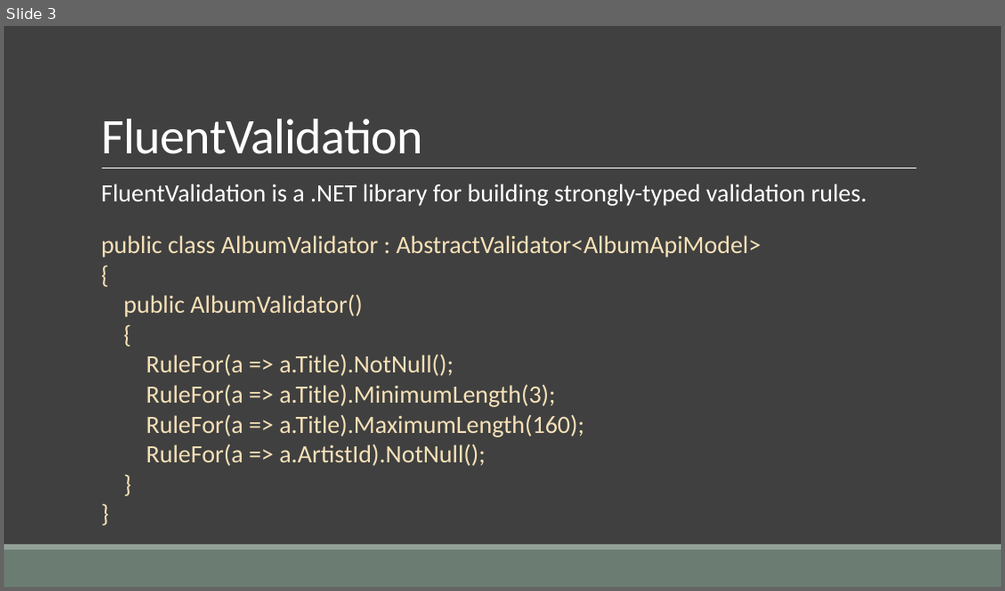
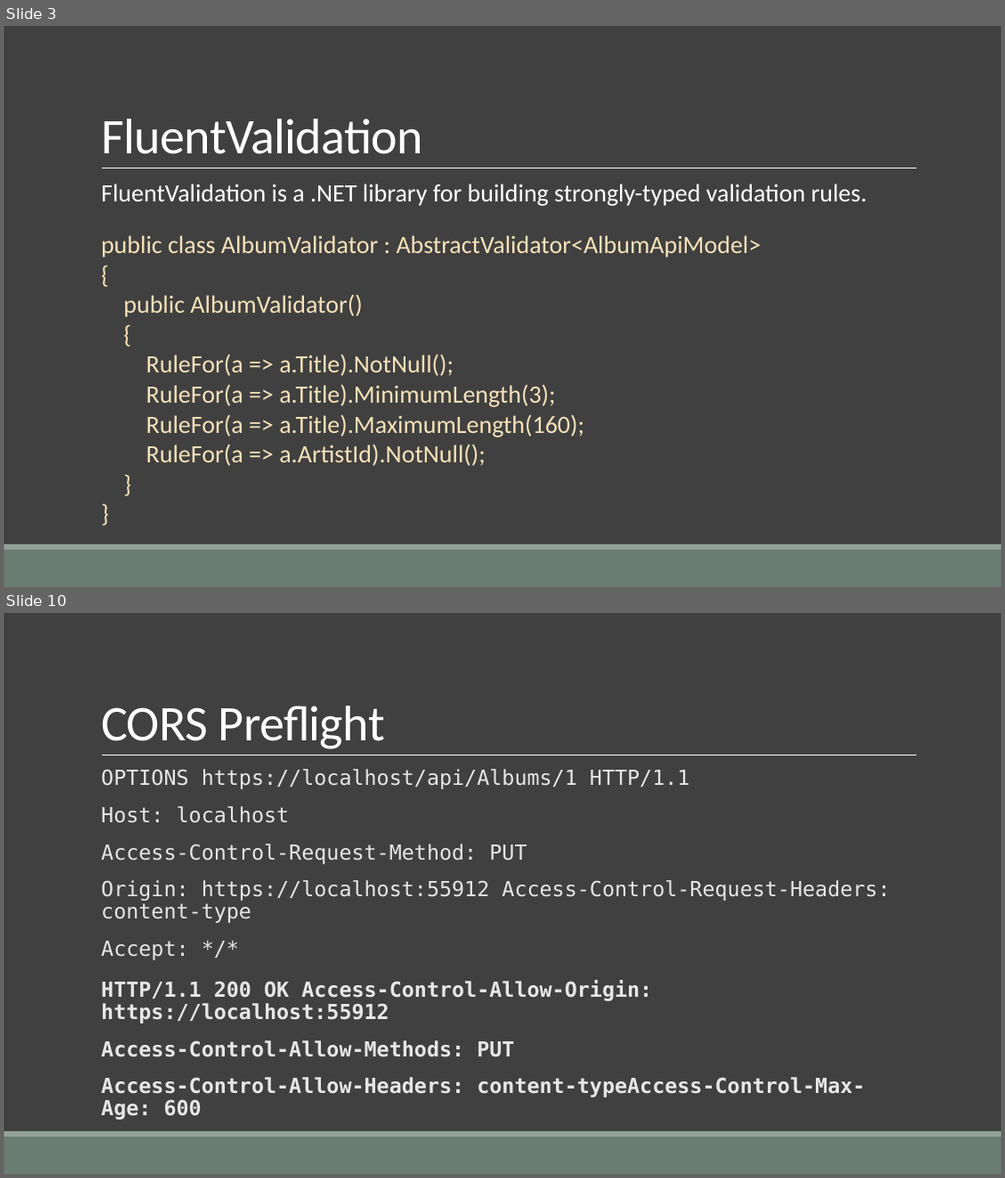
Before and after one commit to cwoodruff/aspnet-5-web-api-workshop, a slide deck: module-1/01-07 Developing the Web API Business Rules/01-07 Developing the Web API Business Rules.pptx. Shown one above the other, each under a label of ours: slide 3 before the commit, slides 3 and 10 after it; the slides between them are not shown. The pictures are 1005x591 and 1005x1178 pixels, drawn with LibreOffice and Linux fonts; fonts in the diff are those of the drawing. Boxes give left, top, right and bottom in pixels: in the first picture for what was removed or moved away, otherwise in the second. Text is boxed around its words. In the diff, an @@ line names an element or a change of style, - is before the commit and + after.

Commit message:
updated content for endpoints, data access and identity

```diff
--- a/module-1/01-07 Developing the Web API Business Rules/01-07 Developing the Web API Business Rules.pptx
+++ b/module-1/01-07 Developing the Web API Business Rules/01-07 Developing the Web API Business Rules.pptx
@@ slide 10 added at (x1=4, y1=613, x2=1001, y2=1174), background #404040; not listed: 3 template elements that a slide beside it also shows @@
@@ title added at (x1=101, y1=706, x2=385, y2=749), 48 pt, text #FFFFFF @@
+CORS Preflight
@@ text added at (x1=101, y1=769, x2=890, y2=960), 20 pt, text #E6E6E6 @@
+  OPTIONS https://localhost/api/Albums/1 HTTP/1.1
+  Host: localhost
+  Access-Control-Request-Method: PUT
+  Origin: https://localhost:55912 Access-Control-Request-Headers: content-type
+  Accept: */*
@@ text added at (x1=101, y1=980, x2=865, y2=1097), 20 pt, text #E6E6E6, bold @@
+  HTTP/1.1 200 OK Access-Control-Allow-Origin: https://localhost:55912
+  Access-Control-Allow-Methods: PUT
+  Access-Control-Allow-Headers: content-typeAccess-Control-Max-Age: 600
```
Also in this commit, not shown: 6 other slides added, 9 other files.
